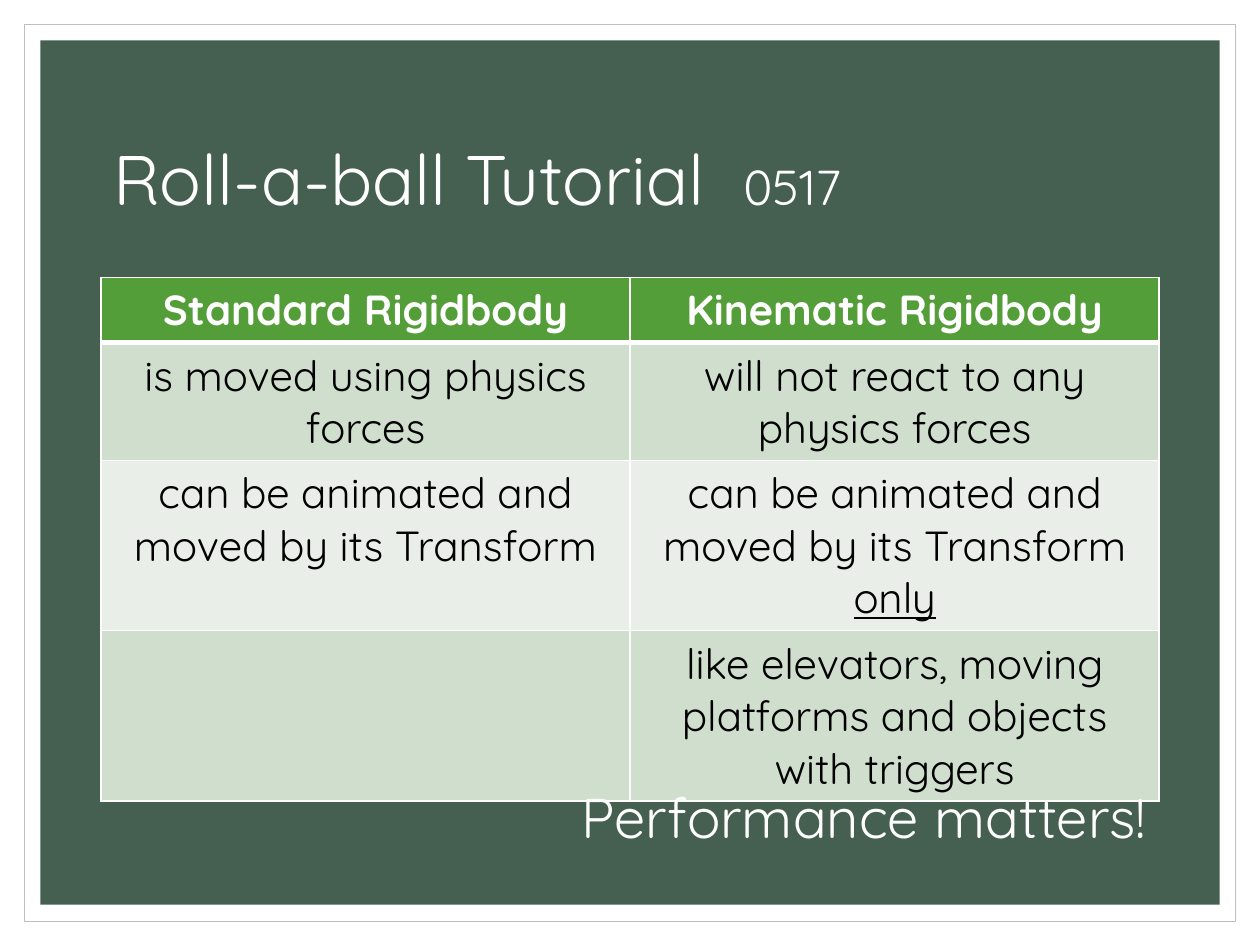
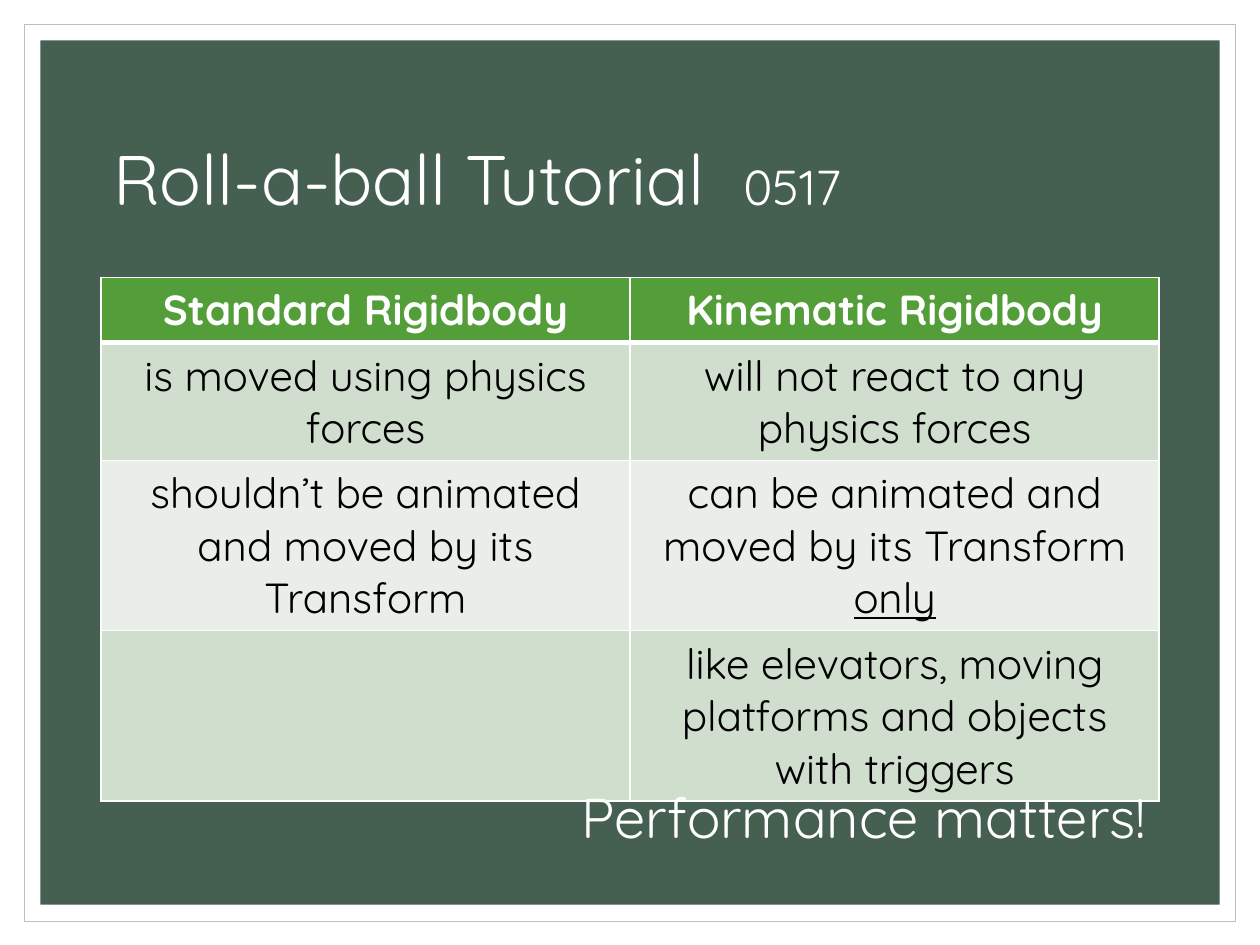
Before and after one commit to fridaymeeting/FridayProjects, a slide deck: slide 12 of 20190524.xingrong.wu.pptx. Drawn at 1260x945 pixels with LibreOffice and Linux fonts; fonts in the diff are those of the drawing. Boxes give left, top, right and bottom in pixels: in the first picture for what was removed or moved away, otherwise in the second. Text is boxed around its words. In the diff, an @@ line names an element or a change of style, - is before the commit and + after.

Commit message:
add 20190531.ppt

```diff
--- a/20190524.xingrong.wu.pptx
+++ b/20190524.xingrong.wu.pptx
@@ table at (101,277,1159,797) @@
-row 3, column 1: can be animated and moved by its Transform
+row 3, column 1: shouldn’t be animated and moved by its Transform
```
Also in this commit, not shown: 1 other file.
